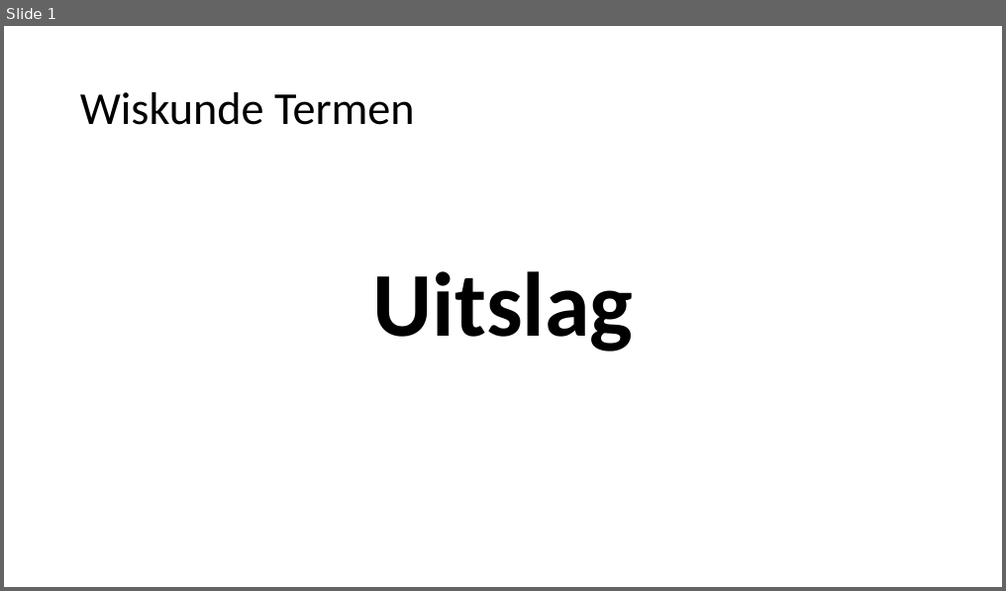
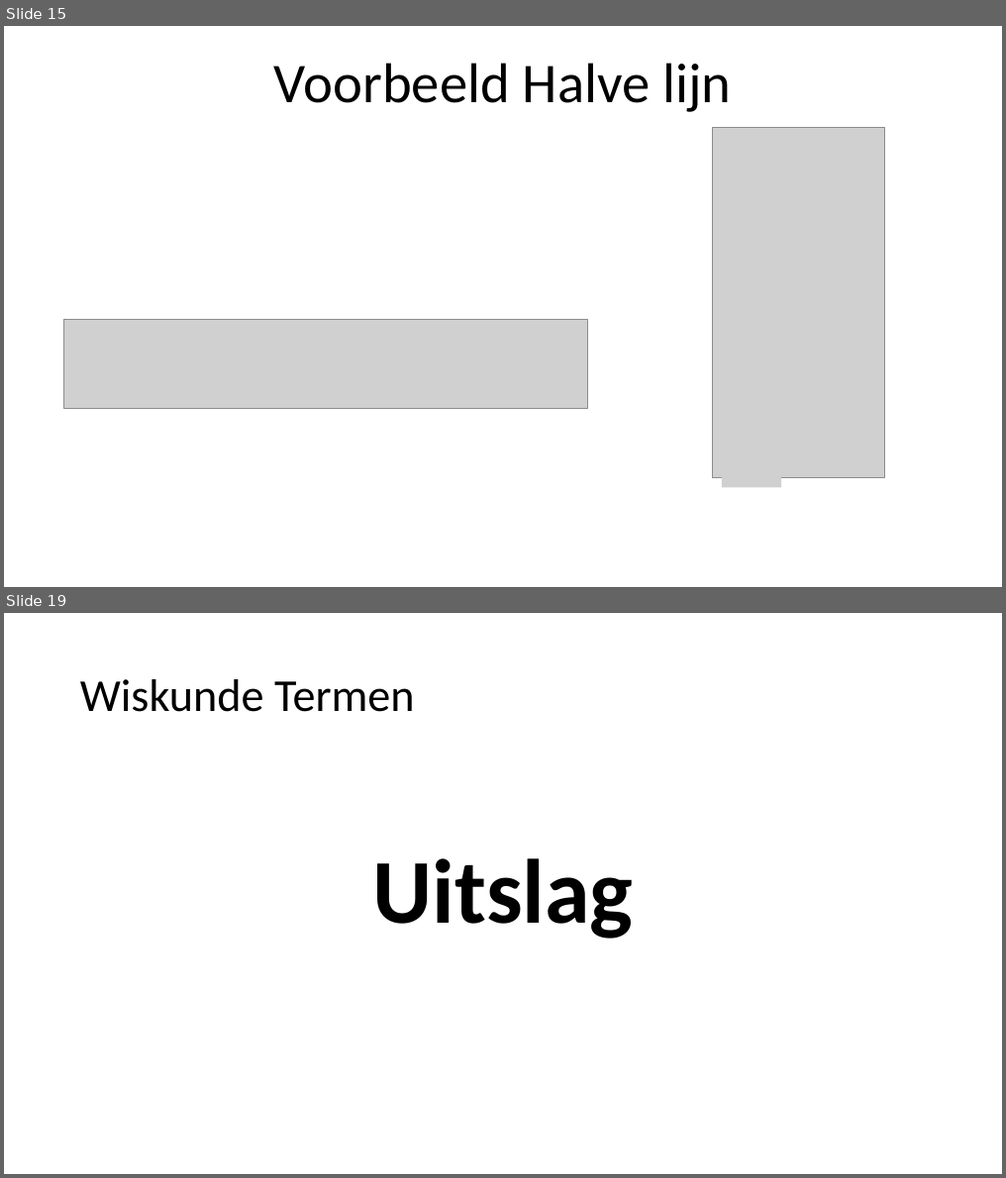
Before and after one commit to heinvinkel/wiskundetermen, a slide deck: meetkunde/AAAAMeetkunde.pptx. Shown one above the other, each under a label of ours: slide 1 before the commit, slides 15 and 19 after it; the slides between them are not shown. The pictures are 1006x591 and 1006x1178 pixels, drawn with LibreOffice and Linux fonts; fonts in the diff are those of the drawing; grey boxes stand for pictures. Boxes give left, top, right and bottom in pixels: in the first picture for what was removed or moved away, otherwise in the second. Text is boxed around its words. In the diff, an @@ line names an element or a change of style, - is before the commit and + after.

```diff
--- a/meetkunde/AAAAMeetkunde.pptx
+++ b/meetkunde/AAAAMeetkunde.pptx
@@ slide 15 added at (x1=4, y1=26, x2=1002, y2=587), background #FFFFFF @@
@@ title added at (x1=274, y1=63, x2=731, y2=112), 54 pt, text #000000 @@
+Voorbeeld Halve lijn
@@ picture added at (x1=712, y1=128, x2=885, y2=478) @@
@@ picture added at (x1=64, y1=319, x2=588, y2=409) @@
@@ picture added at (x1=722, y1=458, x2=781, y2=488) @@
@@ what was slide 1 is now slide 19 @@
```
Also in this commit, not shown: 17 other slides added, 4 other files.
